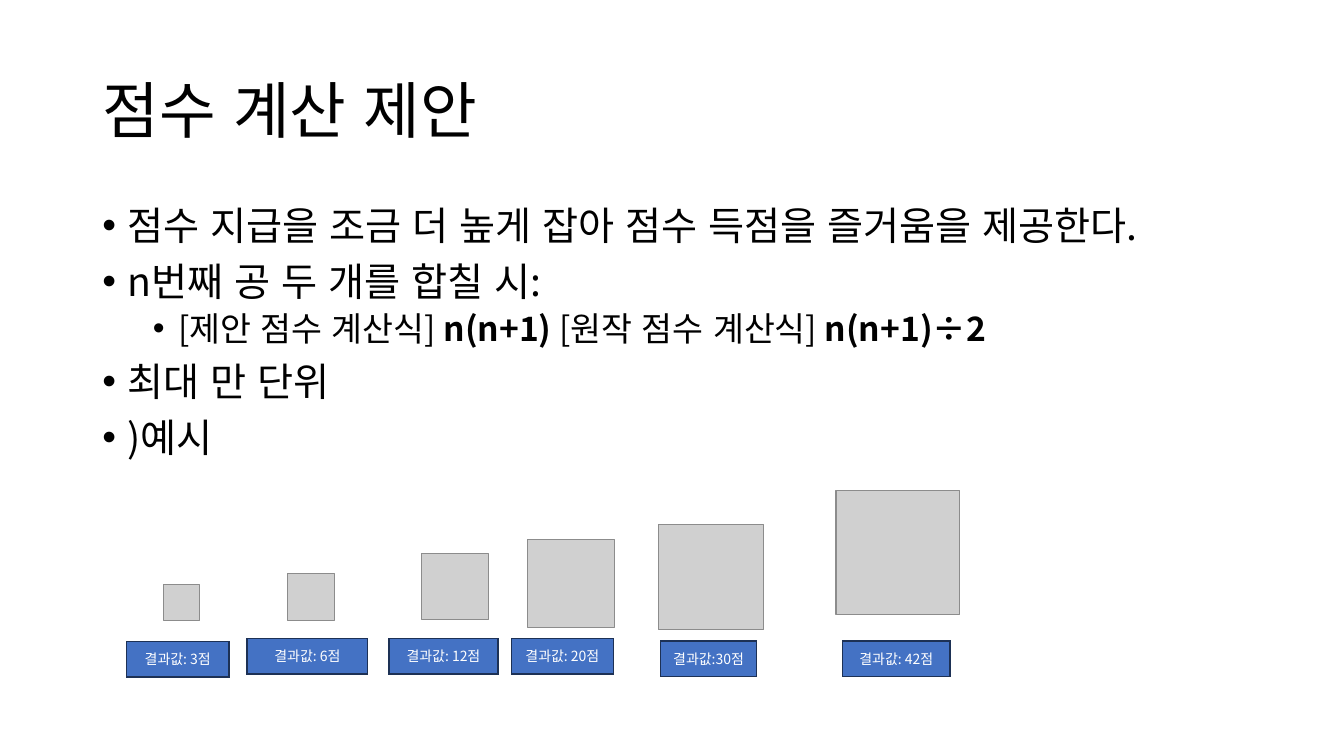
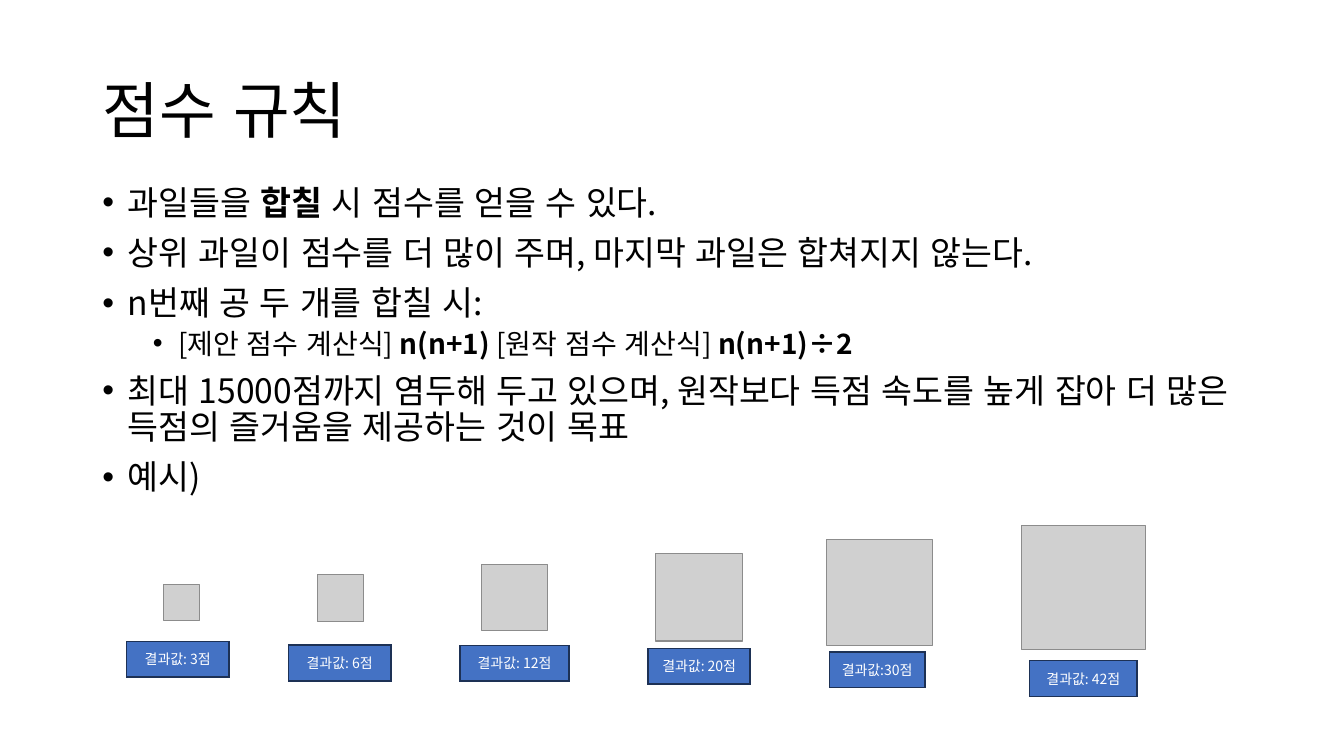
Before and after one commit to AniWhY0909/SSC_WM_Project, a slide deck: slide 4 of Documents/Suika.Watermelon/기획서(박정우).pptx (slide 7 before the commit). Drawn at 1344x756 pixels with LibreOffice and Linux fonts; fonts in the diff are those of the drawing; grey boxes stand for pictures. Boxes give left, top, right and bottom in pixels: in the first picture for what was removed or moved away, otherwise in the second. Text is boxed around its words. In the diff, an @@ line names an element or a change of style, - is before the commit and + after.

```diff
--- a/Documents/Suika.Watermelon/기획서(박정우).pptx
+++ b/Documents/Suika.Watermelon/기획서(박정우).pptx
@@ title at [102,81,346,138]: text changed @@
-점수 계산 제안
+점수 규칙
@@ text "과일들을 합칠 시 점수를 얻을 ...": place and size @@
-text "과일들을 합칠 시 점수를 얻을 ..." at [128,207,1137,460]
+text "과일들을 합칠 시 점수를 얻을 ..." at [128,186,1229,496]
@@ text at [128,186,1033,271]: text changed; size 28 to 24 pt @@
-• 점수 지급을 조금 더 높게 잡아 점수 득점을 즐거움을 제공한다.
+• 과일들을 합칠 시 점수를 얻을 수 있다.
+• 상위 과일이 점수를 더 많이 주며, 마지막 과일은 합쳐지지 않는다.
@@ text at [128,287,853,360]: size 28 to 24 pt in "n번째 공 두 개를 합칠 시:"; size 24 to 20 pt in "[제안 점수 계산식] n(n+1) [원작 점수 계산식] ..." @@
@@ text at [128,375,1229,496]: text changed; size 28 to 24 pt @@
-• 최대 만 단위
-• )예시
+• 최대 15000점까지 염두해 두고 있으며, 원작보다 득점 속도를 높게 잡아 더 많은 득점의 즐거움을 제공하는 것이 목표
+• 예시)
@@ picture: place and size @@
-picture at [658,524,764,630]
+picture at [827,539,933,645]
@@ picture: place and size @@
-picture at [836,491,960,615]
+picture at [1021,526,1145,650]
@@ picture: place and size @@
-picture at [421,554,488,620]
+picture at [482,565,548,631]
@@ picture: place and size @@
-picture at [527,539,615,627]
+picture at [655,554,743,641]
@@ picture: place and size @@
-picture at [287,574,334,620]
+picture at [318,575,364,621]
@@ rectangle "결과값: 6점": place and size @@
-rectangle "결과값: 6점" at [247,638,368,674]
+rectangle "결과값: 6점" at [288,645,391,681]
@@ rectangle "결과값: 12점": place and size @@
-rectangle "결과값: 12점" at [389,638,498,674]
+rectangle "결과값: 12점" at [460,645,569,681]
@@ rectangle "결과값: 20점": place and size @@
-rectangle "결과값: 20점" at [511,638,613,674]
+rectangle "결과값: 20점" at [648,648,750,684]
@@ rectangle "결과값:30점": place and size @@
-rectangle "결과값:30점" at [660,641,756,677]
+rectangle "결과값:30점" at [830,652,926,688]
@@ rectangle "결과값: 42점": place and size @@
-rectangle "결과값: 42점" at [843,641,951,677]
+rectangle "결과값: 42점" at [1029,660,1137,696]
```
Also in this commit, not shown: 6 other slides changed, 2 slides added, 1 slide removed.
